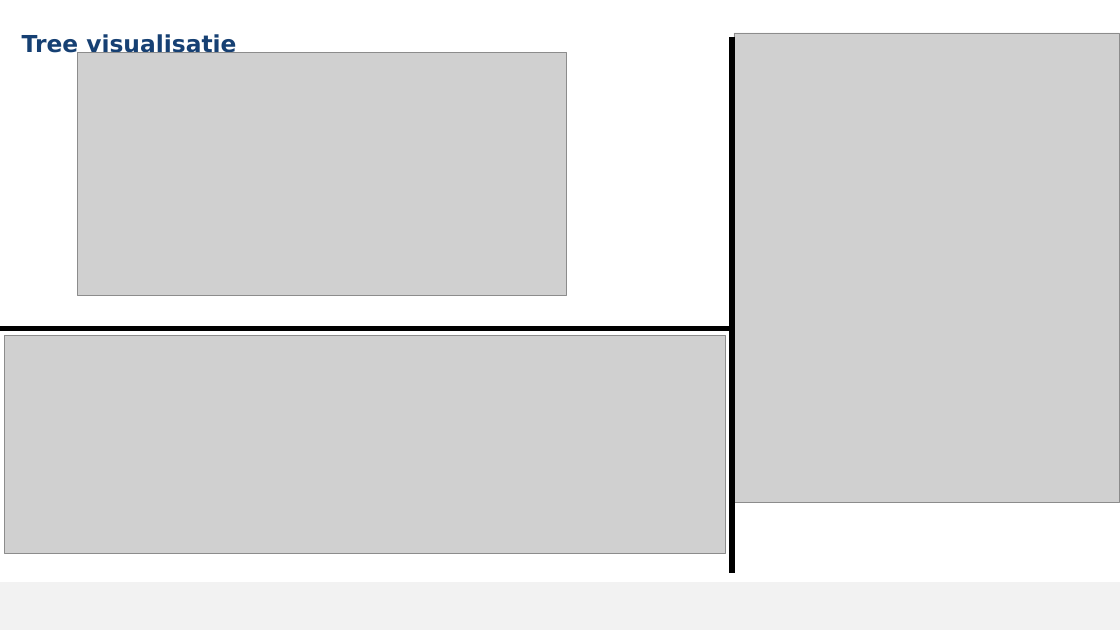
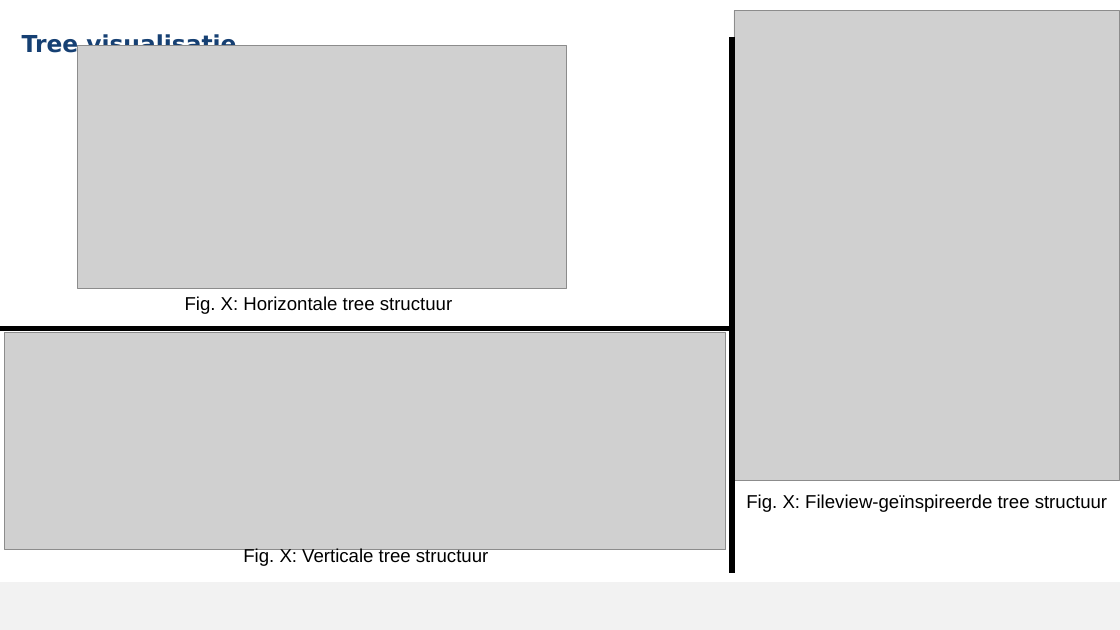
Before and after one commit to MikaG-1952764/masterproef, a slide deck: slide 13 of MP2526_Verdediging.pptx. Drawn at 1120x630 pixels with LibreOffice and Linux fonts; fonts in the diff are those of the drawing; grey boxes stand for pictures; background and template pictures are left out. Boxes give left, top, right and bottom in pixels: in the first picture for what was removed or moved away, otherwise in the second. Text is boxed around its words. In the diff, an @@ line names an element or a change of style, - is before the commit and + after.

Commit message:
updated ppt

```diff
--- a/MP2526_Verdediging.pptx
+++ b/MP2526_Verdediging.pptx
@@ picture: place and size @@
-picture at <box>734,33,1120,502</box>
+picture at <box>734,11,1120,481</box>
@@ picture: place and size @@
-picture at <box>77,52,567,295</box>
+picture at <box>77,45,567,288</box>
@@ text added at <box>185,296,452,314</box>, 16 pt, text #000000 @@
+Fig. X: Horizontale tree structuur
@@ picture: place and size @@
-picture at <box>4,336,725,554</box>
+picture at <box>5,333,726,550</box>
@@ text added at <box>746,494,1107,512</box>, 16 pt, text #000000 @@
+Fig. X: Fileview-geïnspireerde tree structuur
@@ text added at <box>243,548,488,566</box>, 16 pt, text #000000 @@
+Fig. X: Verticale tree structuur
```
Also in this commit, not shown: 9 other slides changed, 1 other file.
